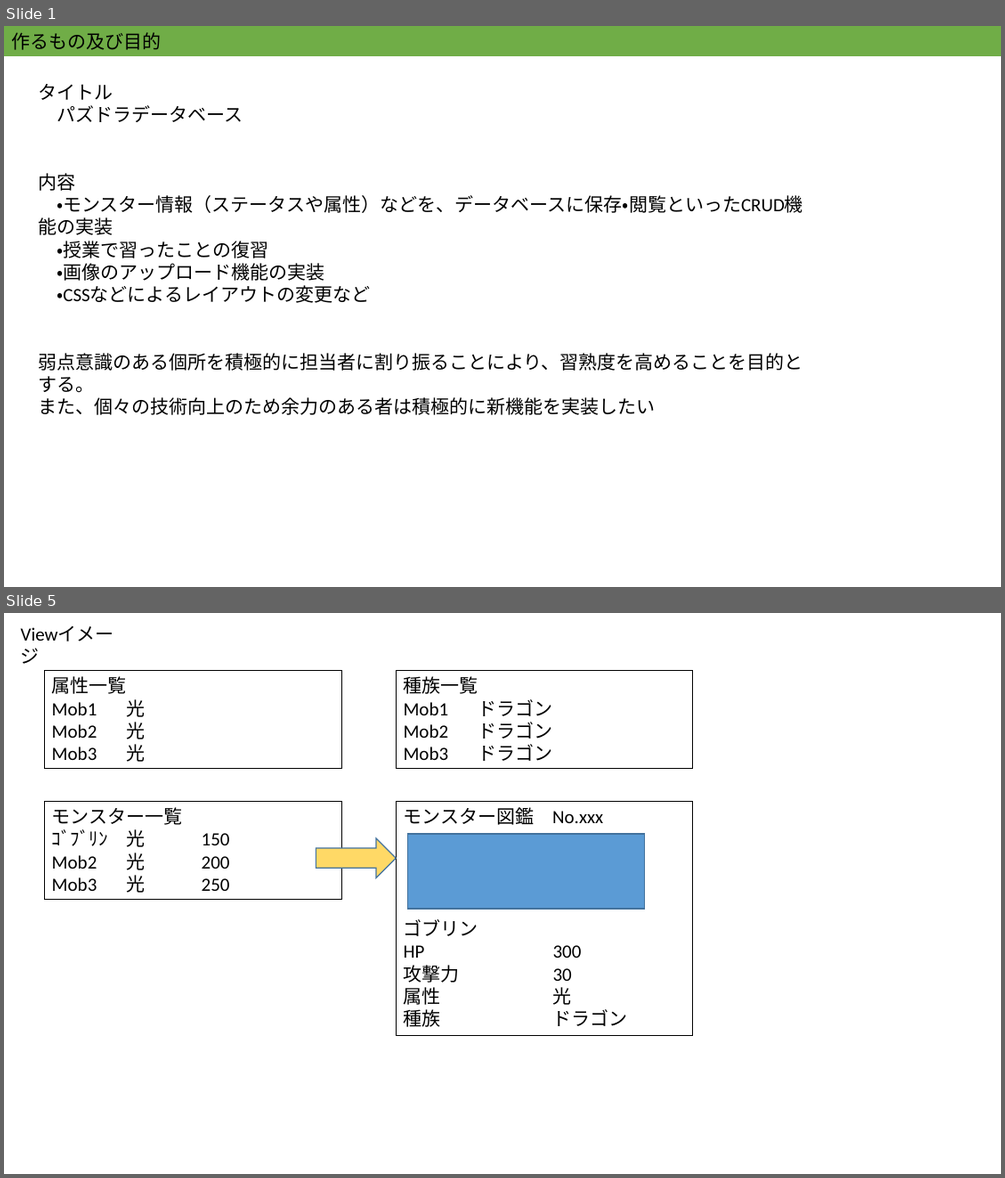
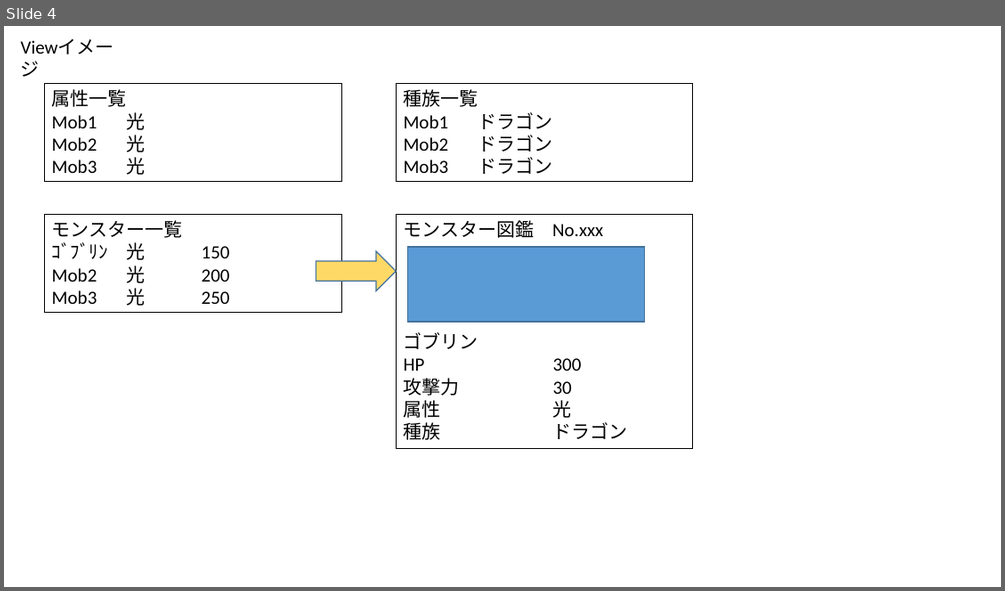
Before and after one commit to PracticeMan/Pazudora, a slide deck: 設計資料.pptx. Shown one above the other, each under a label of ours: slides 1 and 5 before the commit, slide 4 after it; the slides between them are not shown. The pictures are 1005x1178 and 1005x591 pixels, drawn with LibreOffice and Linux fonts; fonts in the diff are those of the drawing. Boxes give left, top, right and bottom in pixels: in the first picture for what was removed or moved away, otherwise in the second. Text is boxed around its words. In the diff, an @@ line names an element or a change of style, - is before the commit and + after.

Commit message:
トップページ作成

```diff
--- a/設計資料.pptx
+++ b/設計資料.pptx
@@ slide 1 removed at [4,26,1001,587], background #FFFFFF @@
@@ rectangle removed at [4,26,1001,56] @@
-作るもの及び目的
@@ text removed at [38,84,803,415] @@
-タイトル
-パズドラデータベース
-内容
-・モンスター情報（ステータスや属性）などを、データベースに保存・閲覧といったCRUD機能の実装
-・授業で習ったことの復習
-・画像のアップロード機能の実装
-・CSSなどによるレイアウトの変更など
-弱点意識のある個所を積極的に担当者に割り振ることにより、習熟度を高めることを目的とする。
-また、個々の技術向上のため余力のある者は積極的に新機能を実装したい
@@ what was slide 5 is now slide 4 @@
```
Also in this commit, not shown: 1 slide changed, 2 slides added, 2 other slides removed, 23 other files.
